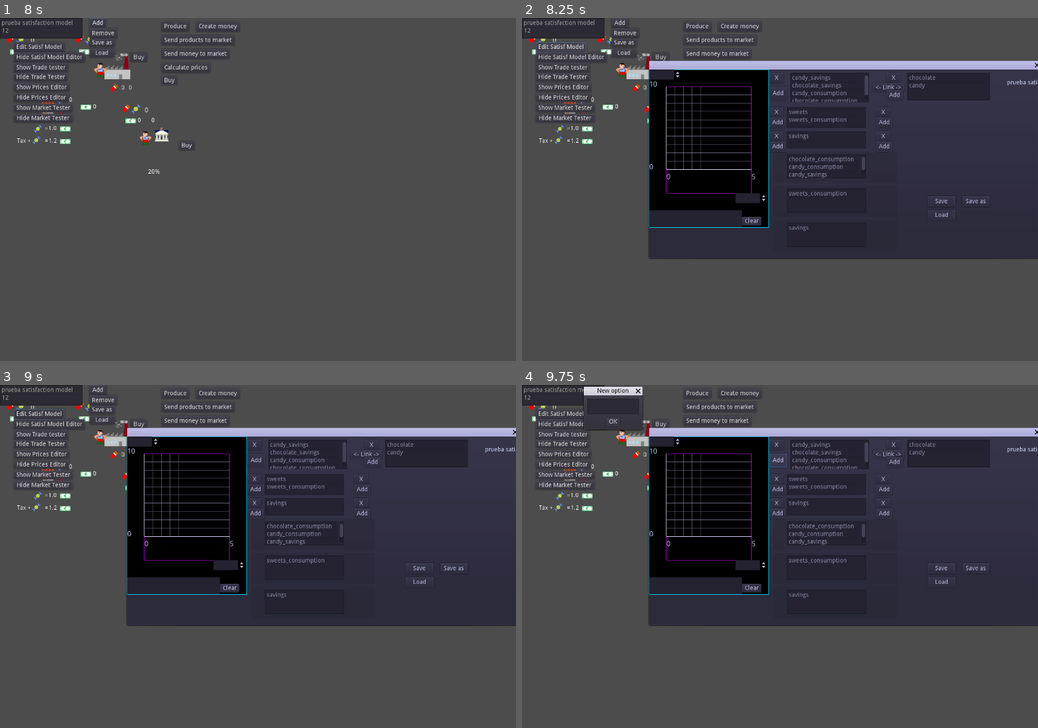
Above: before the commit, frames 1-4 (two rows, left to right).
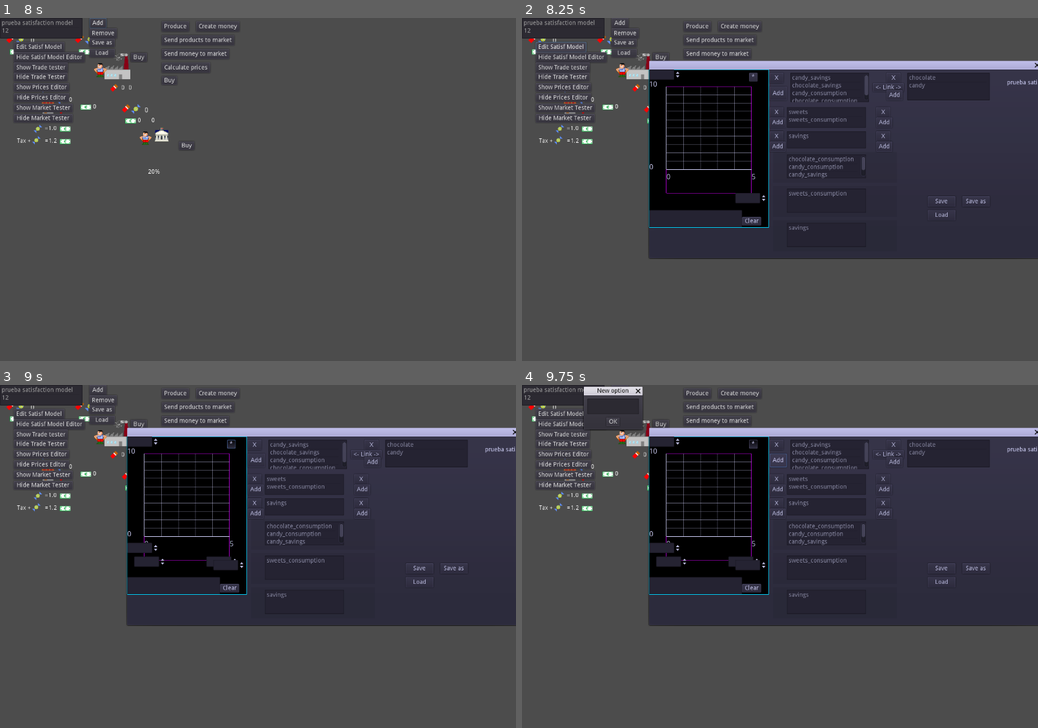
Above: after the commit, the same moments.

Repository: carlostgit/Fiat2
Game: Godot game, scene res://Fiat.tscn
Same seed, same stepped clock (60 frames per second), same inputs: the game is played once before the commit and once after it.
Inputs (mouse positions are in pixels of both pictures, inside the frame that each line leads up to):
- Up to frame 1 (8 s): click "Produce" at 0.5 s; click "Create money" at 1.25 s; click "Send products to market" at 2 s; click "Send money to market" at 2.75 s; click "Calculate prices" at 3.5 s; click "Buy" at 4.25 s; click "Buy" at 5 s; click "Add" at 5.75 s; click (56, 66) at 6.52 s; type "12" at 6.6 s; click "OK" at 7.25 s
- Up to frame 2 (8.25 s): click "Edit Satisf Model" at 8 s
- Up to frame 3 (9 s): click (232, 443) at 8.75 s, where only the run after the commit has a clickable "*"
- Up to frame 4 (9.75 s): click "Add" at 9.5 s

Frame 1 is identical in both runs. In frame 2, 0.2% of the frame differs, in the area x 29-46%, y 15-45%; in frame 3, 0.6%, in the area x 2-46%, y 6-53%; in frame 4, 0.6%.

Commit message:
Mejoras en Plotter

Diff:
--- a/Plotter/Plotter.gd
+++ b/Plotter/Plotter.gd
@@ -1,6 +1,8 @@
 extends Control
 
 var _draw_backround_rect:bool = true
+
+const _param_view_test_graph = false
 
 #TODO: valores mínimos
 var _min_x:float = 0
@@ -53,12 +55,16 @@
 #	init(7,80)
 #
 #	Descomentar esto, para tener un ejeplo
-#	var test_funcref = funcref( self, "default_test_function")
-#	add_func_ref(test_funcref,[],"test",Color(0,1,1))
-#	updated_size()
-#
+	if _param_view_test_graph:
+		test()
 
 	pass
+
+func test():
+
+	var test_funcref = funcref( self, "default_test_function")
+	add_func_ref(test_funcref,[],"test",Color(0,1,1))
+	updated_size()
 
 func recalculate_member_variables():
 
@@ -149,6 +155,8 @@
 		_width = param_min_width
 
 	_width_per_calculated_point = _width/float(points_calculated_arg)
+
+	_x_zoom = self._width/(self._max_x - self._min_x)
 
 	var y_max:float = _max_y
 	_height = self.get_rect().size.y - _top_margin - _bottom_margin
@@ -407,13 +415,31 @@
 
 
 func _on_XMaxSpinBox_value_changed(value):
-	set_max_x_axis_value(value)
+	if (value>self._min_x):
+		set_max_x_axis_value(value)
 
 func _on_XMinSpinBox_value_changed(value):
-	set_min_x_axis_value(value)
+	if (value<self._max_x):
+		set_min_x_axis_value(value)
 
 func _on_YMaxSpinBox_value_changed(value):
-	set_max_y_axis_value(value)
+	if (value>self._min_y):
+		set_max_y_axis_value(value)
 
 func _on_YMinSpinBox_value_changed(value):
-	set_min_y_axis_value(value)
+	if (value<self._max_y):
+		set_min_y_axis_value(value)
+
+
+func _on_ShowControlsButton_toggled(button_pressed):
+	if button_pressed:
+		$XMaxSpinBox.show()
+		$XMinSpinBox.show()
+		$YMaxSpinBox.show()
+		$YMinSpinBox.show()
+	else:
+		$XMaxSpinBox.hide()
+		$XMinSpinBox.hide()
+		$YMaxSpinBox.hide()
+		$YMinSpinBox.hide()
+#	pass # Replace with function body.
--- a/Plotter/Plotter.tscn
+++ b/Plotter/Plotter.tscn
@@ -49,7 +49,19 @@
 __meta__ = {
 "_edit_use_anchors_": false
 }
+
+[node name="ShowControlsButton" type="Button" parent="."]
+margin_left = 232.0
+margin_top = 8.0
+margin_right = 252.0
+margin_bottom = 28.0
+toggle_mode = true
+text = "*"
+__meta__ = {
+"_edit_use_anchors_": false
+}
 [connection signal="value_changed" from="XMaxSpinBox" to="." method="_on_XMaxSpinBox_value_changed"]
 [connection signal="value_changed" from="XMinSpinBox" to="." method="_on_XMinSpinBox_value_changed"]
 [connection signal="value_changed" from="YMaxSpinBox" to="." method="_on_YMaxSpinBox_value_changed"]
 [connection signal="value_changed" from="YMinSpinBox" to="." method="_on_YMinSpinBox_value_changed"]
+[connection signal="toggled" from="ShowControlsButton" to="." method="_on_ShowControlsButton_toggled"]
Not shown: 1 places in Fiat.tscn that only renumber resources
